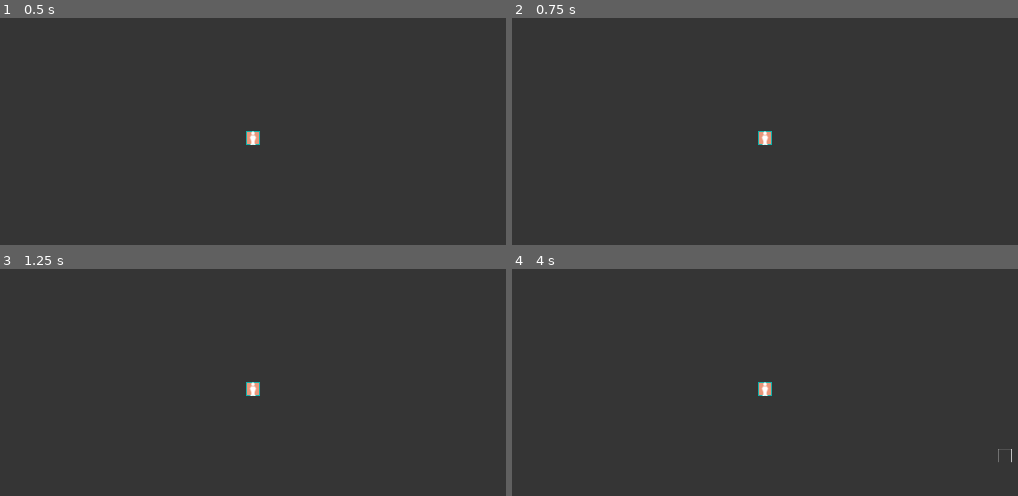
Above: before the commit, frames 1-4 (two rows, left to right).
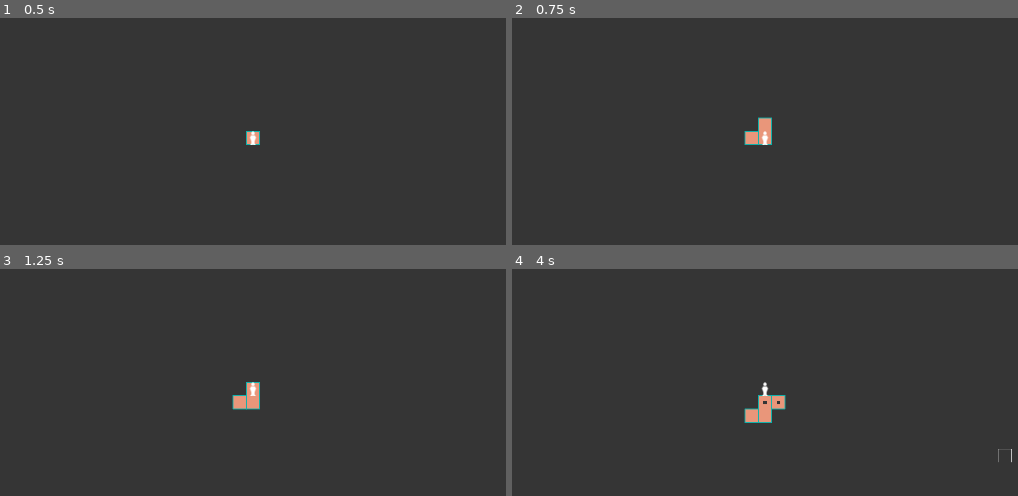
Above: after the commit, the same moments.

Repository: ObsidianBlk/CrawlArena
Game: Godot game, scene res://scenes/dungeon_editor/DungeonEditor.tscn
Two runs of this game, one before a commit and one after it. Both use one fixed random seed, a clock stepped at 60 frames per second and the inputs below. This scene is started directly instead of the project's main scene.
Inputs (mouse positions are in pixels of both pictures, inside the frame that each line leads up to):
- Up to frame 1 (0.5 s): no input
- Up to frame 2 (0.75 s): tap Enter at 0.5 s; hold E (step_right, bound only after the commit) from 0.53 s (still down); hold Space (dig, bound only after the commit) from 0.53 s (still down); click (765, 138) at 0.67 s
- Up to frame 3 (1.25 s): keep holding E (step_right, bound only after the commit); keep holding Space (dig, bound only after the commit); tap W (foreward, bound only after the commit) at 0.8 s
- Up to frame 4 (4 s): move the mouse to (603, 412) at 1.27 s; release E (step_right, bound only after the commit) at 1.28 s; release Space (dig, bound only after the commit) at 1.28 s; hold S (backward, bound only after the commit) 1.28-2.03 s; tap W (foreward, bound only after the commit) at 1.35, 3.8 s; tap X (toggle_dig_direction, bound only after the commit) at 1.55 s; move the mouse to (845, 289) at 2.02 s; hold X (toggle_dig_direction, bound only after the commit) 2.03-2.78 s; hold E (step_right, bound only after the commit) 2.03-3.53 s; tap Z (toggle_dig_mode, bound only after the commit) at 2.3, 2.85 s; move the mouse to (724, 480) at 2.77 s; click (724, 480) at 2.92 s; tap Space (dig, bound only after the commit) at 3.05 s; move the mouse to (1002, 457) at 3.52 s; hold Q (step_left, bound only after the commit) from 3.53 s (still down); hold Space (dig, bound only after the commit) from 3.53 s (still down)

Frame 1 is identical in both runs. In frame 2, 0.4% of the frame differs, in the area x 45-52%, y 43-56%; in frame 3, 0.4%; in frame 4, 0.8%, in the area x 45-55%, y 49-68%.

Commit message:
Added editor movement and map digging to the dungeon editor.

Diff:
--- a/project.godot
+++ b/project.godot
@@ -29,7 +29,55 @@
 
 [editor_plugins]
 
-enabled=PackedStringArray("res://addons/Obblk_TAPI4G/plugin.cfg", "res://addons/CrawlDCS/plugin.cfg")
+enabled=PackedStringArray("res://addons/CrawlDCS/plugin.cfg", "res://addons/Obblk_TAPI4G/plugin.cfg")
+
+[input]
+
+foreward={
+"deadzone": 0.5,
+"events": [Object(InputEventKey,"resource_local_to_scene":false,"resource_name":"","device":-1,"window_id":0,"alt_pressed":false,"shift_pressed":false,"ctrl_pressed":false,"meta_pressed":false,"pressed":false,"keycode":0,"physical_keycode":87,"key_label":0,"unicode":119,"echo":false,"script":null)
+]
+}
+backward={
+"deadzone": 0.5,
+"events": [Object(InputEventKey,"resource_local_to_scene":false,"resource_name":"","device":-1,"window_id":0,"alt_pressed":false,"shift_pressed":false,"ctrl_pressed":false,"meta_pressed":false,"pressed":false,"keycode":0,"physical_keycode":83,"key_label":0,"unicode":115,"echo":false,"script":null)
+]
+}
+step_left={
+"deadzone": 0.5,
+"events": [Object(InputEventKey,"resource_local_to_scene":false,"resource_name":"","device":-1,"window_id":0,"alt_pressed":false,"shift_pressed":false,"ctrl_pressed":false,"meta_pressed":false,"pressed":false,"keycode":0,"physical_keycode":81,"key_label":0,"unicode":113,"echo":false,"script":null)
+]
+}
+step_right={
+"deadzone": 0.5,
+"events": [Object(InputEventKey,"resource_local_to_scene":false,"resource_name":"","device":-1,"window_id":0,"alt_pressed":false,"shift_pressed":false,"ctrl_pressed":false,"meta_pressed":false,"pressed":false,"keycode":0,"physical_keycode":69,"key_label":0,"unicode":101,"echo":false,"script":null)
+]
+}
+turn_left={
+"deadzone": 0.5,
+"events": [Object(InputEventKey,"resource_local_to_scene":false,"resource_name":"","device":-1,"window_id":0,"alt_pressed":false,"shift_pressed":false,"ctrl_pressed":false,"meta_pressed":false,"pressed":false,"keycode":0,"physical_keycode":65,"key_label":0,"unicode":97,"echo":false,"script":null)
+]
+}
+turn_right={
+"deadzone": 0.5,
+"events": [Object(InputEventKey,"resource_local_to_scene":false,"resource_name":"","device":-1,"window_id":0,"alt_pressed":false,"shift_pressed":false,"ctrl_pressed":false,"meta_pressed":false,"pressed":false,"keycode":0,"physical_keycode":68,"key_label":0,"unicode":100,"echo":false,"script":null)
+]
+}
+dig={
+"deadzone": 0.5,
+"events": [Object(InputEventKey,"resource_local_to_scene":false,"resource_name":"","device":-1,"window_id":0,"alt_pressed":false,"shift_pressed":false,"ctrl_pressed":false,"meta_pressed":false,"pressed":false,"keycode":0,"physical_keycode":32,"key_label":0,"unicode":32,"echo":false,"script":null)
+]
+}
+toggle_dig_direction={
+"deadzone": 0.5,
+"events": [Object(InputEventKey,"resource_local_to_scene":false,"resource_name":"","device":-1,"window_id":0,"alt_pressed":false,"shift_pressed":false,"ctrl_pressed":false,"meta_pressed":false,"pressed":false,"keycode":0,"physical_keycode":88,"key_label":0,"unicode":120,"echo":false,"script":null)
+]
+}
+toggle_dig_mode={
+"deadzone": 0.5,
+"events": [Object(InputEventKey,"resource_local_to_scene":false,"resource_name":"","device":-1,"window_id":0,"alt_pressed":false,"shift_pressed":false,"ctrl_pressed":false,"meta_pressed":false,"pressed":false,"keycode":0,"physical_keycode":90,"key_label":0,"unicode":122,"echo":false,"script":null)
+]
+}
 
 [rendering]
 
--- a/scenes/dungeon_editor/DungeonEditor.gd
+++ b/scenes/dungeon_editor/DungeonEditor.gd
@@ -1,19 +1,76 @@
 extends Control
 
 
+# ------------------------------------------------------------------------------
+# Variables
+# ------------------------------------------------------------------------------
+var _editor_entity : CrawlEntity = null
+var _dig_mode : bool = true
+var _dig_direction : int = 1 # 0 = Down | 1 = Foreward | 2 = Up
+
+# ------------------------------------------------------------------------------
+# Onready Variables
+# ------------------------------------------------------------------------------
 @onready var _crawl_mini_map : CrawlMiniMap = $CrawlMiniMap
 
 
+# ------------------------------------------------------------------------------
+# Override Methods
+# ------------------------------------------------------------------------------
 func _ready() -> void:
 	var map : CrawlMap = CrawlMap.new()
 	map.add_resource(&"basic")
 	map.add_cell(Vector3i.ZERO)
 
-	var entity : CrawlEntity = CrawlEntity.new()
-	entity.type = &"editor"
-	entity.uuid = UUID.v7()
+	_editor_entity = CrawlEntity.new()
+	_editor_entity.type = &"editor"
+	_editor_entity.uuid = UUID.v7()
 
-	map.add_entity(entity)
+	map.add_entity(_editor_entity)
 
 	_crawl_mini_map.map = map
-	_crawl_mini_map.focus_entity_uuid = entity.uuid
+	_crawl_mini_map.focus_entity_uuid = _editor_entity.uuid
+
+func _input(event : InputEvent) -> void:
+	if _editor_entity == null: return
+	if event.is_action_pressed("foreward", false, true):
+		_editor_entity.move(&"foreward", true)
+		accept_event()
+	if event.is_action_pressed("backward", false, true):
+		_editor_entity.move(&"backward", true)
+		accept_event()
+	if event.is_action_pressed("step_left", false, true):
+		_editor_entity.move(&"left", true)
+		accept_event()
+	if event.is_action_pressed("step_right", false, true):
+		_editor_entity.move(&"right", true)
+		accept_event()
+	if event.is_action_pressed("turn_left", false, true):
+		_editor_entity.turn_left()
+		accept_event()
+	if event.is_action_pressed("turn_right", false, true):
+		_editor_entity.turn_right()
+		accept_event()
+	if event.is_action_pressed("dig", false, true):
+		var map : CrawlMap = _editor_entity.get_map()
+		if map == null: return
+		var surf : Crawl.SURFACE = _editor_entity.facing
+		if _dig_direction != 1:
+			surf = Crawl.SURFACE.Ground if _dig_direction == 0 else Crawl.SURFACE.Ceiling
+		if _dig_mode:
+			map.dig(_editor_entity.position, surf)
+		else:
+			map.fill(_editor_entity.position, surf)
+		accept_event()
+	if event.is_action_pressed("toggle_dig_direction", false, true):
+		_dig_direction += 1
+		if _dig_direction > 2:
+			_dig_direction = 0
+		accept_event()
+	if event.is_action_pressed("toggle_dig_mode", false, true):
+		_dig_mode = not _dig_mode
+		accept_event()
+
+# ------------------------------------------------------------------------------
+# Handler Methods
+# ------------------------------------------------------------------------------
